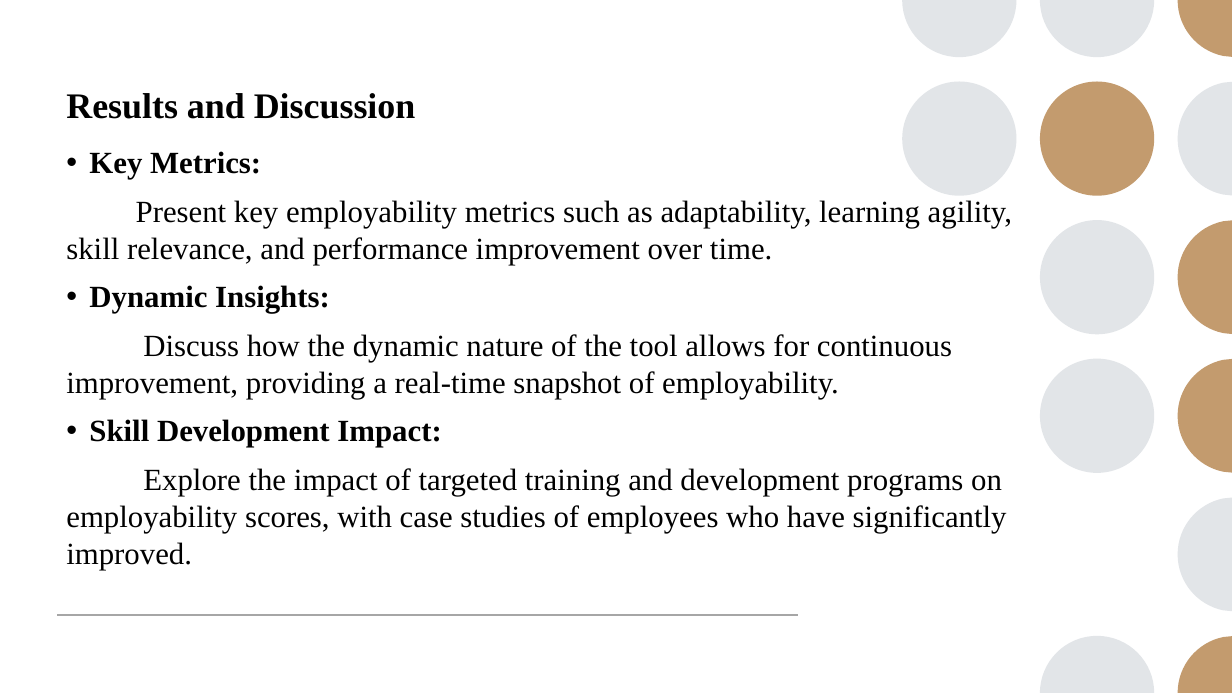
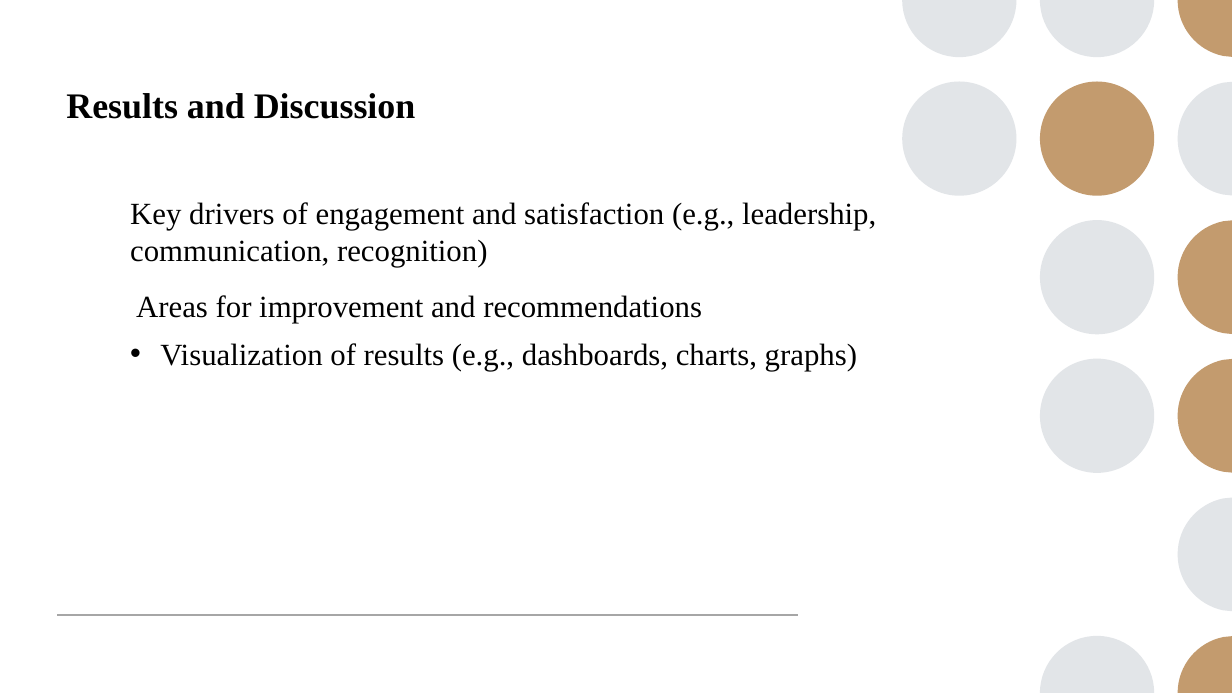
Before and after one commit to Saimeera785/TNSDC-DA-, a slide deck: slide 10 of sai meera ibm ppt.pptx. Drawn at 1232x693 pixels with LibreOffice and Linux fonts; fonts in the diff are those of the drawing. Boxes give left, top, right and bottom in pixels: in the first picture for what was removed or moved away, otherwise in the second. Text is boxed around its words. In the diff, an @@ line names an element or a change of style, - is before the commit and + after.

```diff
--- a/sai meera ibm ppt.pptx
+++ b/sai meera ibm ppt.pptx
@@ text at (130,202,876,371): text changed @@
-• Key Metrics:
-Present key employability metrics such as adaptability, learning agility, skill relevance, and performance improvement over time.
-• Dynamic Insights:
-Discuss how the dynamic nature of the tool allows for continuous improvement, providing a real-time snapshot of employability.
-• Skill Development Impact:
-Explore the impact of targeted training and development programs on employability scores, with case studies of employees who have significantly improved.
+• Key drivers of engagement and satisfaction (e.g., leadership, communication, recognition)
+  Areas for improvement and recommendations
+  Visualization of results (e.g., dashboards, charts, graphs)
```
Also in this commit, not shown: 7 other slides changed, 2 slides added, 2 slides removed, 1 other file.
